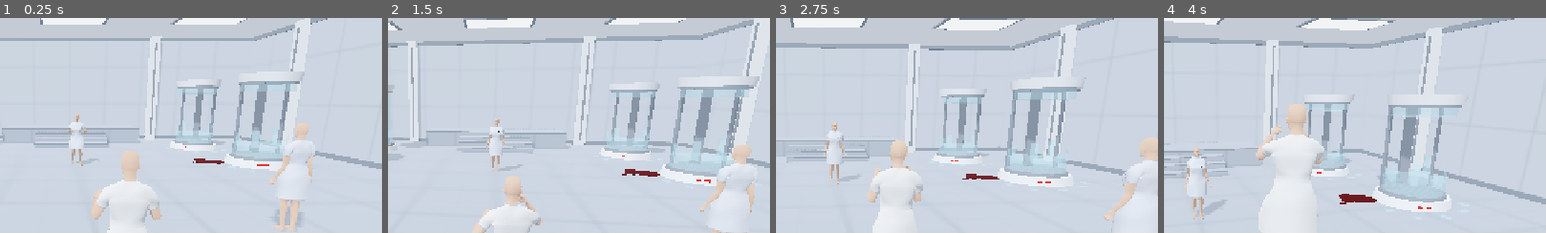
Above: before the commit, frames 1-4 (left to right).
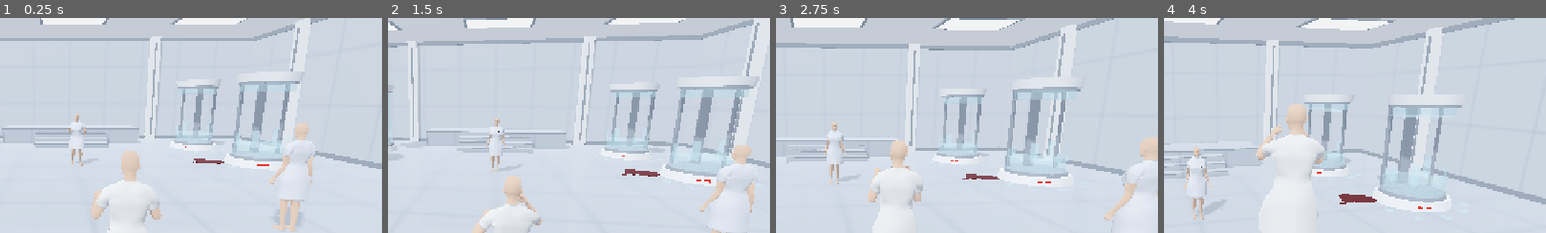
Above: after the commit, the same moments.

Repository: IAmStarhead/Project-Gene
Game: Godot game, scene res://scenes/main.tscn
Same seed, same stepped clock (60 frames per second), same inputs: the game is played once before the commit and once after it.
Inputs (mouse positions are % of the whole screen's width and height, from its top left):
- Up to frame 1 (0.25 s): no input
- Up to frame 2 (1.5 s): tap Enter at 0.5 s; move the mouse to (55, 50) at 0.52 s; press the mouse at (55, 50) at 0.53 s; hold W (move_forward) from 0.53 s (still down); tap F (jump) at 0.77, 1.07 s; tap Q (attack_hook) at 0.8, 1.35 s; move the mouse to (45, 50) at 1.27 s; release the mouse at (45, 50) at 1.28 s; click (45, 50) at 1.42 s
- Up to frame 3 (2.75 s): keep holding W (move_forward); tap F (jump) at 1.52, 1.82 s; tap Space (dodge) at 1.55 s; move the mouse to (52, 48) at 2.02 s; hold Space (dodge) from 2.03 s (still down); click (52, 48) at 2.17 s; tap Shift (run) at 2.3 s
- Up to frame 4 (4 s): keep holding W (move_forward); move the mouse to (49, 52) at 2.77 s; release Space (dodge) at 2.78 s; tap Shift (run) at 2.85 s; click (49, 52) at 2.92 s; tap F (jump) at 3.02, 3.32, 3.77, 3.8 s; tap Alt (walk_slow) at 3.05 s; move the mouse to (57, 51) at 3.52 s; hold Alt (walk_slow) from 3.53 s (still down); click (57, 51) at 3.67 s
The pictures show only the part of the screen within x 42-92%, y 14-64%; the shares and areas given below are measured in that part.

The runs differ from the first frame. In frame 1, 0.1% of the frame differs, in the area x 50-59%, y 65-68%; in frame 2, 0.2%; in frame 3, 0.2%; in frame 4, 0.3%, in the area x 45-56%, y 81-87%.

Commit message:
Polish laboratory floor and prepare animation handoff
Co-authored-by: arena-agent <297053741+arena-agent@users.noreply.github.com>

Diff:
--- a/prototype/scripts/build_scene.gd
+++ b/prototype/scripts/build_scene.gd
@@ -96,7 +96,8 @@
 func _make_materials() -> void:
 	var headless := DisplayServer.get_name() == "headless"
 
-	# Белый эпоксидный пол с тонкими швами: отражает световые панели, даёт чёткое чувство скорости.
+	# Светлый пол с тонкими швами и мягким блеском защитного покрытия.
+	# Одна PBR-поверхность, без второго отражающего прохода и зеркальной камеры.
 	_floor_mat = StandardMaterial3D.new()
 	if not headless:
 		_floor_mat.albedo_color = Color.WHITE
@@ -106,9 +107,12 @@
 		_floor_mat.uv1_scale = Vector3(0.55, 0.55, 0.55)
 	else:
 		_floor_mat.albedo_color = Color(0.86, 0.878, 0.90)
-	_floor_mat.roughness = 0.28
-	_floor_mat.metallic = 0.02
-	_floor_mat.metallic_specular = 0.42
+	_floor_mat.roughness = 0.20
+	_floor_mat.metallic = 0.0
+	_floor_mat.metallic_specular = 0.72
+	_floor_mat.clearcoat_enabled = true
+	_floor_mat.clearcoat = 0.24
+	_floor_mat.clearcoat_roughness = 0.32
 
 	# Модульные стеновые панели чистой лаборатории — матово-сатиновые, чуть светлее пола.
 	_wall_mat = StandardMaterial3D.new()
--- a/prototype/shaders/toon_light.gd
+++ b/prototype/shaders/toon_light.gd
@@ -163,8 +163,8 @@
 	if probe == null:
 		return
 	var q := clampi(quality, 0, 2)
-	# Однократный снимок зала (UPDATE_ONCE): 0 мс нагрузки в кадре, мягкие реалистичные
-	# отражения потолочных световых панелей на белом полу, стекле криокапсул и в глазах.
+	# Однократный снимок зала (UPDATE_ONCE): без постоянной пересъёмки сцены.
+	# Отражения всё равно сэмплируются материалами при рендере; стоимость не измерена.
 	probe.visible = (q >= 1) and (not showcase) and (DisplayServer.get_name() != "headless")
 	probe.update_mode = ReflectionProbe.UPDATE_ONCE
 	probe.box_projection = true
@@ -173,7 +173,7 @@
 	probe.ambient_mode = ReflectionProbe.AMBIENT_DISABLED
 	# Слой 1 — только статичная архитектура; персонажи на слое 2 не застывают в отражении пола.
 	probe.cull_mask = 1
-	probe.intensity = 0.28
+	probe.intensity = 0.75
 	probe.size = room_size + Vector3(1.2, 1.2, 1.2)
 	probe.max_distance = 28.0
 
--- /dev/null
+++ b/prototype/tests/test_floor_finish.gd
@@ -0,0 +1,43 @@
+## Floor appearance settings only; headless does not validate rendered reflections.
+extends SceneTree
+const T := preload("res://scripts/tuning.gd")
+var checks := 0
+var failures := 0
+func _initialize() -> void: call_deferred("_run")
+func check(ok: bool, message: String) -> void:
+	checks += 1
+	if not ok:
+		failures += 1
+		printerr("FAIL: ", message)
+
+func _run() -> void:
+	var old_quality: int = T.QUALITY
+	var old_brightness: int = T.BRIGHTNESS
+	var room = load("res://scenes/room.tscn").instantiate()
+	root.add_child(room)
+	await process_frame
+	var mat: StandardMaterial3D = room._floor_mat
+	check(mat != null and is_equal_approx(mat.metallic, 0.0), "floor remains a non-metal")
+	check(is_equal_approx(mat.roughness, .20) and is_equal_approx(mat.metallic_specular, .72),
+		"finish has the chosen PBR roughness and reflectivity")
+	check(mat.clearcoat_enabled and is_equal_approx(mat.clearcoat, .24), "thin topcoat enabled")
+	check(room._probe.update_mode == ReflectionProbe.UPDATE_ONCE and room._probe.cull_mask == 1,
+		"probe captures world once and excludes character layer")
+	check(is_equal_approx(room._probe.intensity, .75), "static environment reflection intensity")
+	for quality in [0, 1, 2]:
+		T.QUALITY = quality
+		room.apply_quality()
+		check(room._floor_mat == mat and is_equal_approx(mat.roughness, .20),
+			"quality %d preserves the floor material" % quality)
+		check(is_equal_approx(room._probe.intensity, .75), "quality %d preserves probe tuning" % quality)
+		if quality == 0:
+			check(not room._probe.visible, "low quality keeps probe disabled")
+	T.BRIGHTNESS = 0
+	room.rebuild_lighting()
+	check(room._floor_mat == mat and mat.clearcoat_enabled, "lighting switch keeps floor finish")
+	T.QUALITY = old_quality
+	T.BRIGHTNESS = old_brightness
+	room.queue_free()
+	await process_frame
+	print("Floor finish suite: %d checks, %d failures" % [checks, failures])
+	quit(1 if failures else 0)
Not shown, added: prototype/tests/test_floor_finish.gd.uid
Not shown, added: reports/56-пол-форма-и-анимации.md
